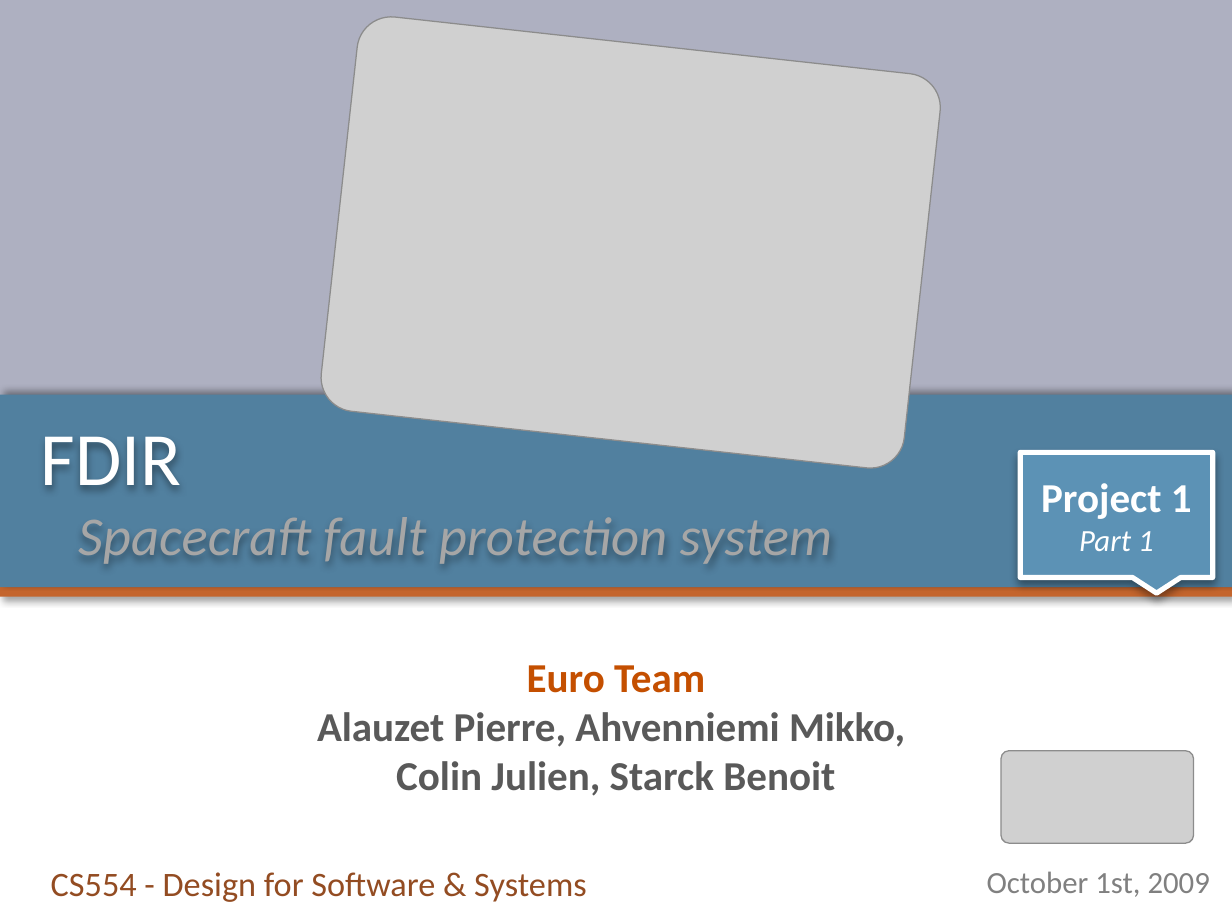
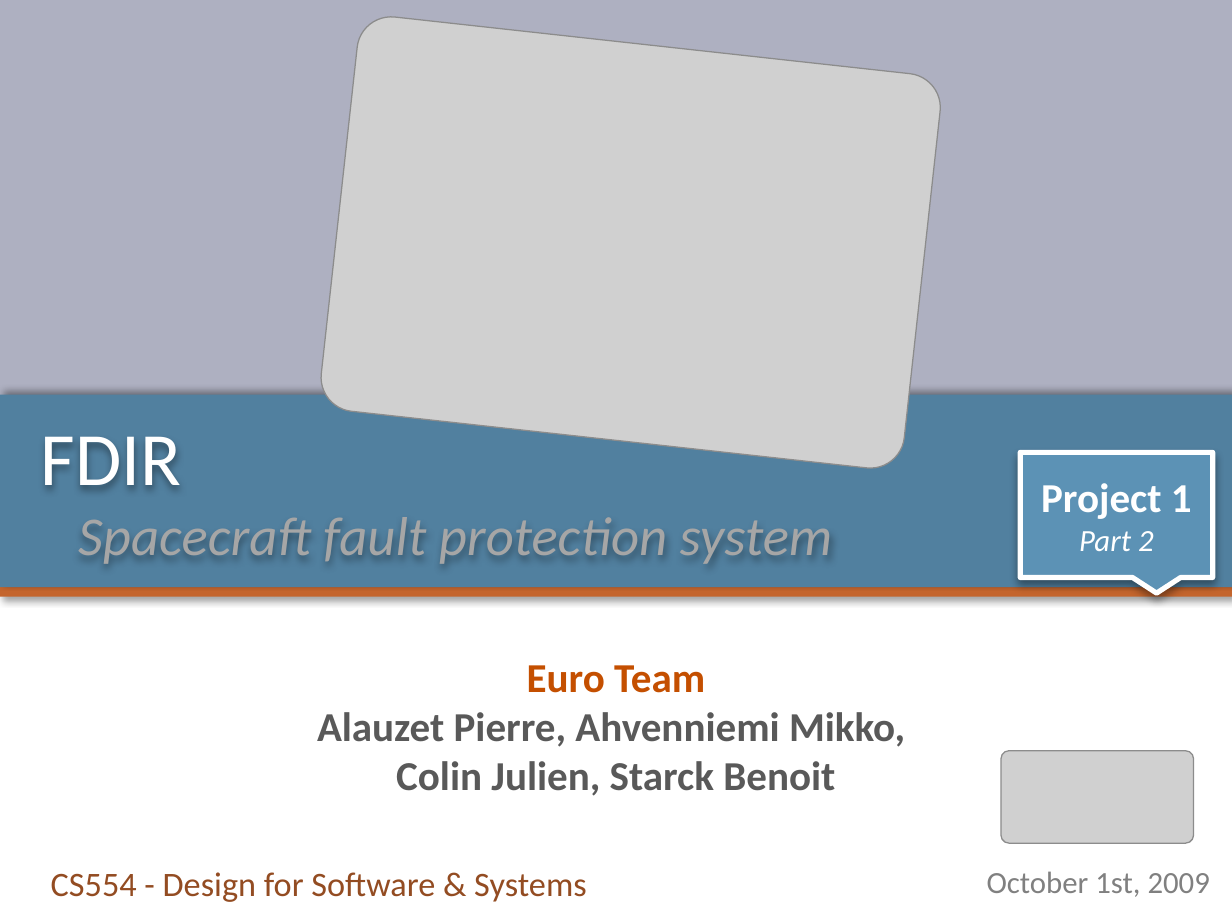
Before and after one commit to pierrealauzet/euroteam, a slide deck: slide 3 of Project 1/Part 2/CS554_EuroTeam_Problem_Frames.pptx (slide 21 before the commit). Drawn at 1232x924 pixels with LibreOffice and Linux fonts; fonts in the diff are those of the drawing; grey boxes stand for pictures. Boxes give left, top, right and bottom in pixels: in the first picture for what was removed or moved away, otherwise in the second. Text is boxed around its words. In the diff, an @@ line names an element or a change of style, - is before the commit and + after.

```diff
--- a/Project 1/Part 2/CS554_EuroTeam_Problem_Frames.pptx
+++ b/Project 1/Part 2/CS554_EuroTeam_Problem_Frames.pptx
@@ text in speech box at (1079, 531, 1154, 551): text changed @@
-Part 1
+Part 2
```
Also in this commit, not shown: 1 other slide changed, 18 slides removed.
